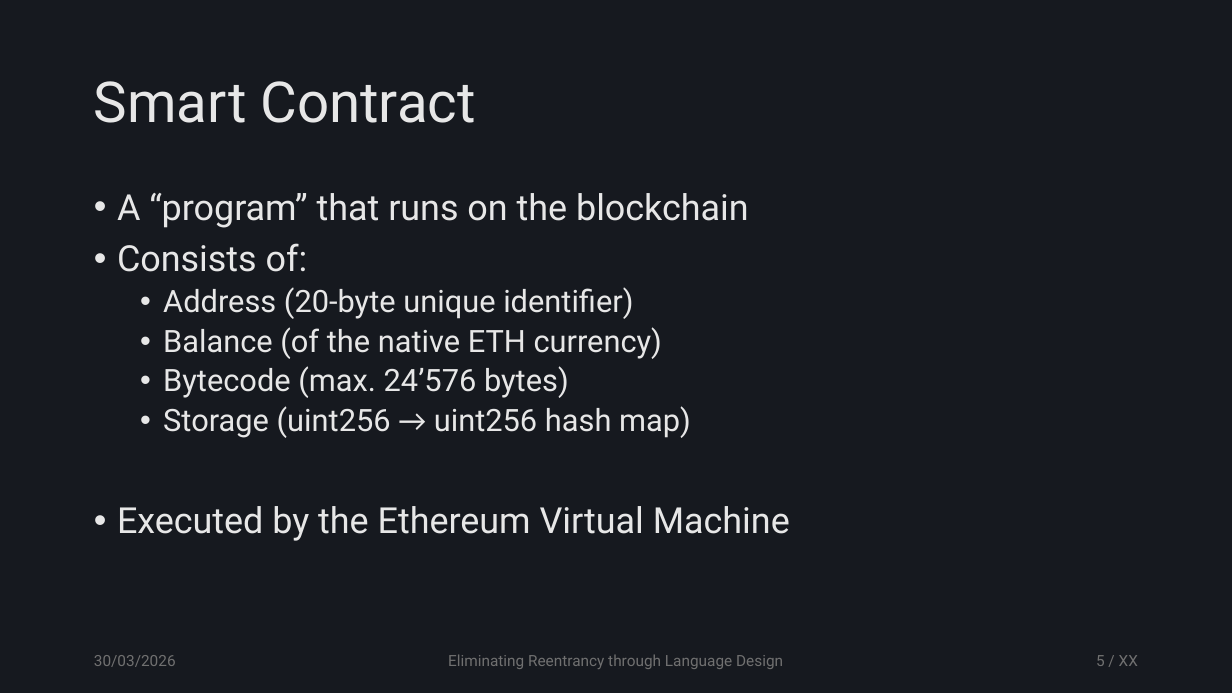
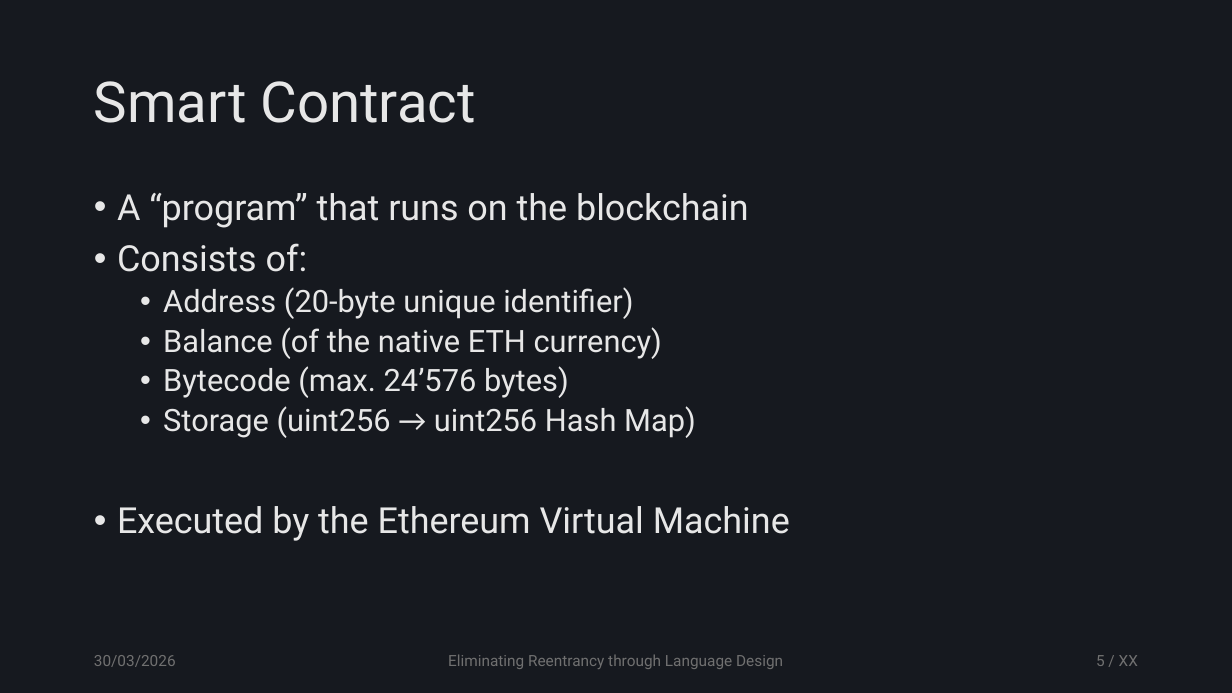
Before and after one commit to tzann/thesis, a slide deck: slide 5 of doc/presentation/Thesis.pptx. Drawn at 1232x693 pixels with LibreOffice and Linux fonts; fonts in the diff are those of the drawing. Boxes give left, top, right and bottom in pixels: in the first picture for what was removed or moved away, otherwise in the second. Text is boxed around its words. In the diff, an @@ line names an element or a change of style, - is before the commit and + after.

```diff
--- a/doc/presentation/Thesis.pptx
+++ b/doc/presentation/Thesis.pptx
@@ text at (163,406,696,438): text changed @@
-  • Storage (uint256 → uint256 hash map)
+  • Storage (uint256 → uint256 Hash Map)
```
Also in this commit, not shown: 7 other slides changed, 1 slide added.
